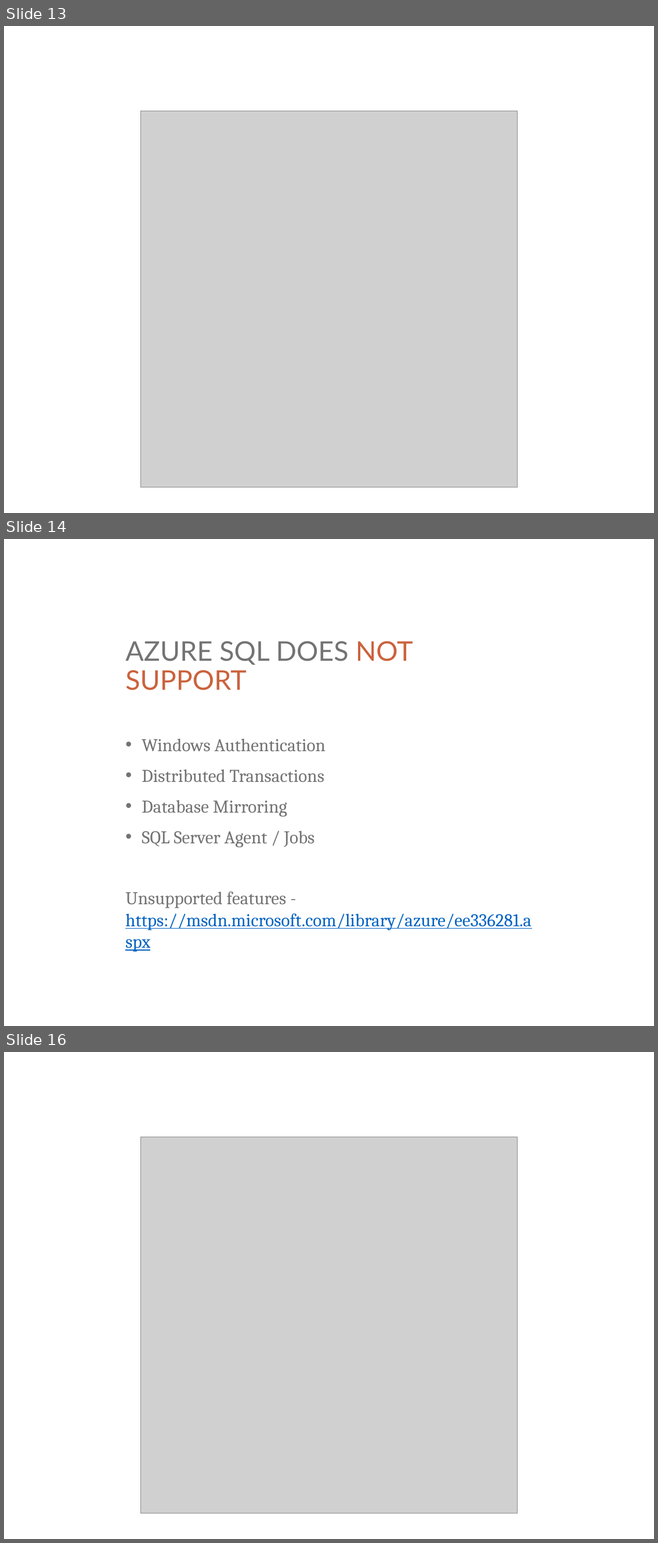
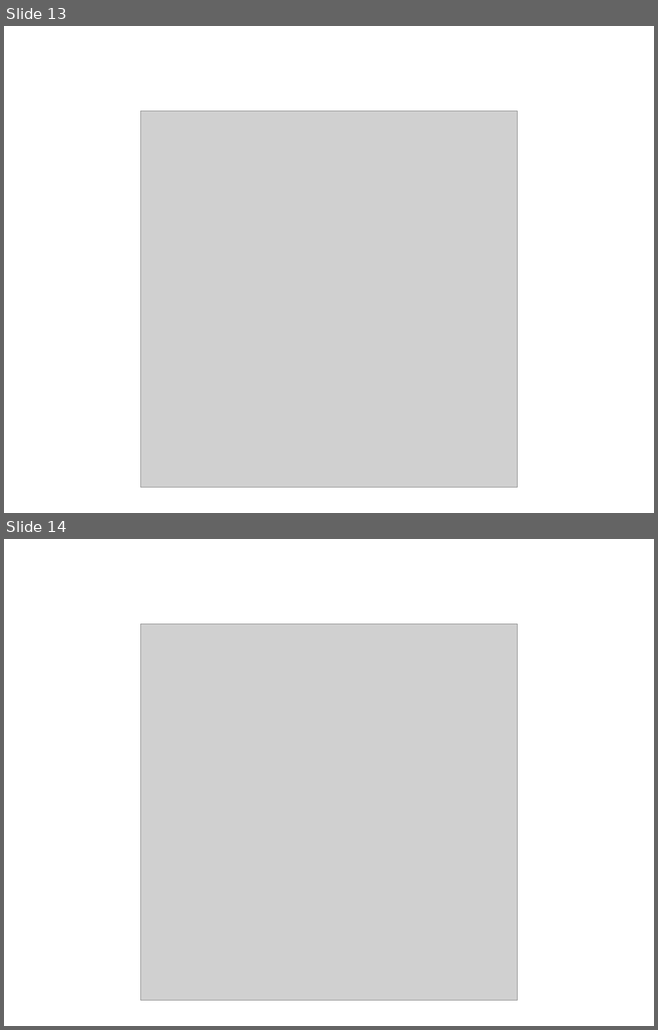
Before and after one commit to ritasker/Presentations-Archive, a slide deck: Current/Azure The Good Parts Web Apps/AzureTheGoodParts-WebApps.pptx. Shown one above the other, each under a label of ours: slides 13, 14 and 16 before the commit, slides 13 and 14 after it; the slides between them are not shown. The pictures are 658x1543 and 658x1030 pixels, drawn with LibreOffice and Linux fonts; fonts in the diff are those of the drawing; grey boxes stand for pictures; background and template pictures are left out. Boxes give left, top, right and bottom in pixels: in the first picture for what was removed or moved away, otherwise in the second. Text is boxed around its words. In the diff, an @@ line names an element or a change of style, - is before the commit and + after.

Commit message:
Archived old presentations. Started resturcturing Azure the Good Parts.

```diff
--- a/Current/Azure The Good Parts Web Apps/AzureTheGoodParts-WebApps.pptx
+++ b/Current/Azure The Good Parts Web Apps/AzureTheGoodParts-WebApps.pptx
@@ slide 14 removed at box(4, 539, 654, 1026), background picture (left out) @@
@@ text removed at box(125, 641, 531, 931) @@
-AZURE SQL DOES NOT SUPPORT
-• Windows Authentication
-• Distributed Transactions
-• Database Mirroring
-• SQL Server Agent / Jobs
-Unsupported features - https://msdn.microsoft.com/library/azure/ee336281.aspx
@@ what was slide 16 is now slide 14 @@
```
Also in this commit, not shown: 1 slide changed, 1 slide added, 9 other slides removed, 58 other files.
